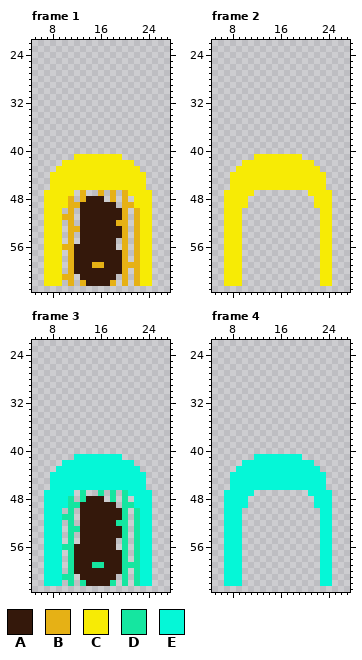
Pixel-art file, stored at LudamDare49/Assets/Texture/Door.aseprite. This is how it looked before the edit.
32x64 pixels, 6 frames. Shown: frame 1: x 5..27, y 22..63; frame 2: x 5..27, y 22..63; frame 3: x 5..27, y 22..63; frame 4: x 5..27, y 22..63. The commit also changed other frames, which this record leaves out.
Palette (. is transparent): A #34180b  B #e6b115  C #f7eb05  D #15e6a0  E #05f7d7
Pixels before, frame 1, first column x 7:
41 .....CCCCCCCC.....
42 ...CCCCCCCCCCCC...
43 ..CCCCCCCCCCCCCC..
44 .CCCCCCCCCCCCCCCC.
45 .CCCCCCCCCCCCCCCC.
46 .CCCCCCCCCCCCCCCC.
47 CCCCC.B..B.B.BCCCC
48 CCCCB.BAAA.B.B.CCC
49 CCCCBBAAAAAA.BBCCC
50 CCC.B.AAAAAAAB.BCC
51 CCCBB.AAAAAAAB.BCC
52 CCC.B.AAAAAABB.BCC
53 CCC.BBAAAAAAAB.BCC
54 CCC.B.AAAAAAAB.BCC
55 CCC.B.AAAAAA.B.BCC
56 CCCBBAAAAAAA.B.BCC
57 CCC.BAAAAAAAAB.BCC
58 CCC.BAAAAAAAAB.BCC
59 CCC.BAAABBAAABBBCC
60 CCC.BAAAAAAAAB.BCC
61 CCCBB.AAAAAA.B.BCC
62 CCC.B.BAAAAB.B.BCC
Pixels before, frame 2, first column x 7:
41 .....CCCCCCCC.....
42 ...CCCCCCCCCCCC...
43 ..CCCCCCCCCCCCCC..
44 .CCCCCCCCCCCCCCCC.
45 .CCCCCCCCCCCCCCCC.
46 .CCCCCCCCCCCCCCCC.
47 CCCCC.........CCCC
48 CCCC...........CCC
49 CCCC...........CCC
50 CCC.............CC
51 CCC.............CC
52 CCC.............CC
53 CCC.............CC
54 CCC.............CC
55 CCC.............CC
56 CCC.............CC
57 CCC.............CC
58 CCC.............CC
59 CCC.............CC
60 CCC.............CC
61 CCC.............CC
62 CCC.............CC
Pixels before, frame 3, first column x 7:
41 .....EEEEEEEE.....
42 ...EEEEEEEEEEEE...
43 ..EEEEEEEEEEEEEE..
44 .EEEEEEEEEEEEEEEE.
45 .EEEEEEEEEEEEEEEE.
46 .EEEEEEEEEEEEEEEE.
47 EEEEE.D..D.D.DEEEE
48 EEEED.DAAA.D.D.EEE
49 EEEEDDAAAAAA.DDEEE
50 EEE.D.AAAAAAAD.DEE
51 EEEDD.AAAAAAAD.DEE
52 EEE.D.AAAAAADD.DEE
53 EEE.DDAAAAAAAD.DEE
54 EEE.D.AAAAAAAD.DEE
55 EEE.D.AAAAAA.D.DEE
56 EEEDDAAAAAAA.D.DEE
57 EEE.DAAAAAAAAD.DEE
58 EEE.DAAAAAAAAD.DEE
59 EEE.DAAADDAAADDDEE
60 EEE.DAAAAAAAAD.DEE
61 EEEDD.AAAAAA.D.DEE
62 EEE.D.DAAAAD.D.DEE
Pixels before, frame 4, first column x 7:
41 .....EEEEEEEE.....
42 ...EEEEEEEEEEEE...
43 ..EEEEEEEEEEEEEE..
44 .EEEEEEEEEEEEEEEE.
45 .EEEEEEEEEEEEEEEE.
46 .EEEEEEEEEEEEEEEE.
47 EEEEE.........EEEE
48 EEEE...........EEE
49 EEEE...........EEE
50 EEE.............EE
51 EEE.............EE
52 EEE.............EE
53 EEE.............EE
54 EEE.............EE
55 EEE.............EE
56 EEE.............EE
57 EEE.............EE
58 EEE.............EE
59 EEE.............EE
60 EEE.............EE
61 EEE.............EE
62 EEE.............EE
The result:
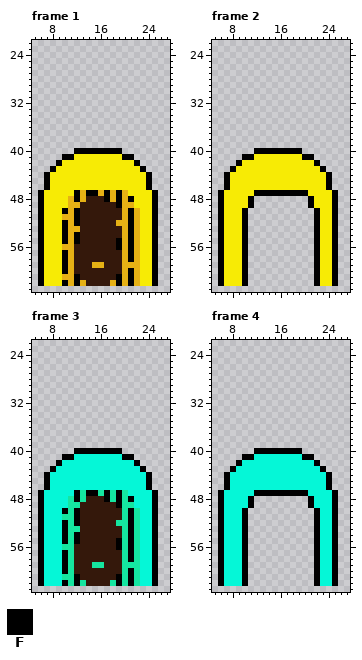
Colours new in this view: F #000000
The edit:
Frame 1:
The edit adds colour F in row 40 at x 12 to 19; in row 41 at x 10 to 11 and 20 to 21; in row 42 at x 9 and 22; in row 43 at x 8 and 23; in rows 44 to 46 at x 7 and 24; in row 47 at x 6, 12, 14 to 15, 17, 19 and 25.
The edit adds colour F in row 48 at x 6, 12, 17, 19, 21 and 25; in row 49 at x 6, 19 and 25; in row 50 at x 6, 10, 12, 21 and 25; in row 51 at x 6, 12, 21 and 25; in row 52 at x 6, 10, 12, 21 and 25; in row 53 at x 6, 10, 21 and 25.
The edit adds colour F in row 54 at x 6, 10, 12, 21 and 25; in row 55 at x 6, 10, 12, 19, 21 and 25; in row 56 at x 6, 19, 21 and 25; in rows 57 to 58 at x 6, 10, 21 and 25; in row 59 at x 6, 10 and 25; in row 60 at x 6, 10, 21 and 25.
The edit adds colour F in row 61 at x 6, 12, 19, 21 and 25; in row 62 at x 6, 10, 12, 19, 21 and 25.
Frame 2:
The edit adds colour F in row 40 at x 12 to 19; in row 41 at x 10 to 11 and 20 to 21; in row 42 at x 9 and 22; in row 43 at x 8 and 23; in rows 44 to 46 at x 7 and 24; in row 47 at x 6, 12 to 20 and 25.
The edit adds colour F in rows 48 to 49 at x 6, 11, 21 and 25; in rows 50 to 62 at x 6, 10, 22 and 25.
Frame 3: the same change as frame 1
Frame 4: the same change as frame 2
Pixel boxes of the changes (left, top, right, bottom) in both pictures:
added: (38, 148, 158, 286)
added: (218, 148, 338, 286)
added: (38, 448, 158, 586)
added: (218, 448, 338, 586)
